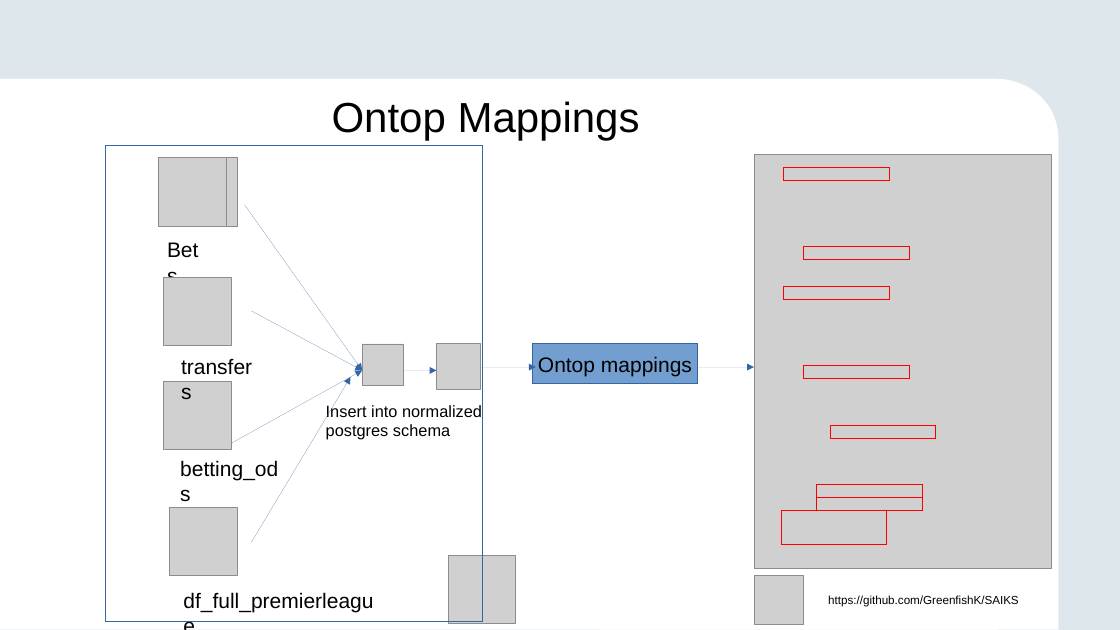
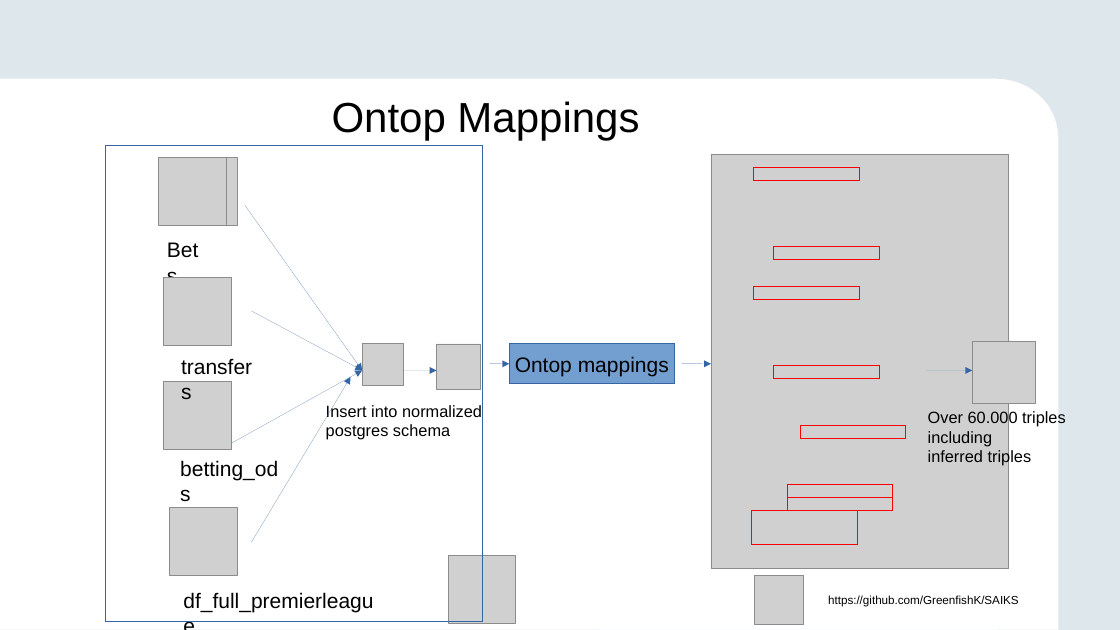
Before and after one commit to GreenfishK/SAIKS, a slide deck: slide 4 of Presentations/SAIKS Assignment final.pptx. Drawn at 1120x630 pixels with LibreOffice and Linux fonts; fonts in the diff are those of the drawing; grey boxes stand for pictures; background and template pictures are left out. Boxes give left, top, right and bottom in pixels: in the first picture for what was removed or moved away, otherwise in the second. Text is boxed around its words. In the diff, an @@ line names an element or a change of style, - is before the commit and + after.

Commit message:
update presentation

```diff
--- a/Presentations/SAIKS Assignment final.pptx
+++ b/Presentations/SAIKS Assignment final.pptx
@@ picture: place and size @@
-picture at (755, 155, 1052, 569)
+picture at (711, 155, 1008, 569)
@@ 8 rectangles: place and size @@
-8 rectangles at (781, 167, 936, 544)
+8 rectangles at (752, 167, 907, 544)
@@ rectangle "Ontop mappings": place and size @@
-rectangle "Ontop mappings" at (533, 344, 698, 383)
+rectangle "Ontop mappings" at (509, 344, 675, 383)
@@ picture added at (972, 341, 1035, 403) @@
@@ arrow moved from (481, 367) - (536, 367) to (490, 364) - (509, 364) @@
@@ arrow added from (681, 364) to (711, 364), #3465A4 0.75 pt @@
@@ arrow moved from (698, 367) - (755, 367) to (926, 371) - (972, 371) @@
@@ text added at (928, 410, 1066, 466), 14 pt, text #000000 @@
+Over 60.000 triples
+including
+inferred triples
```
